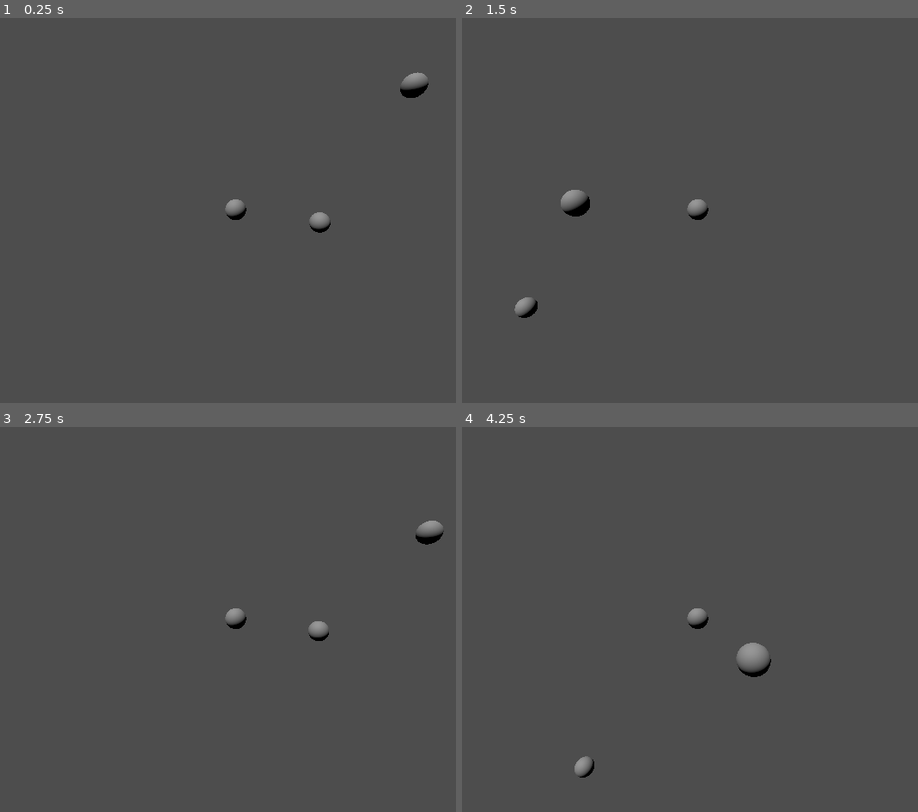
Above: before the commit, frames 1-4 (two rows, left to right).
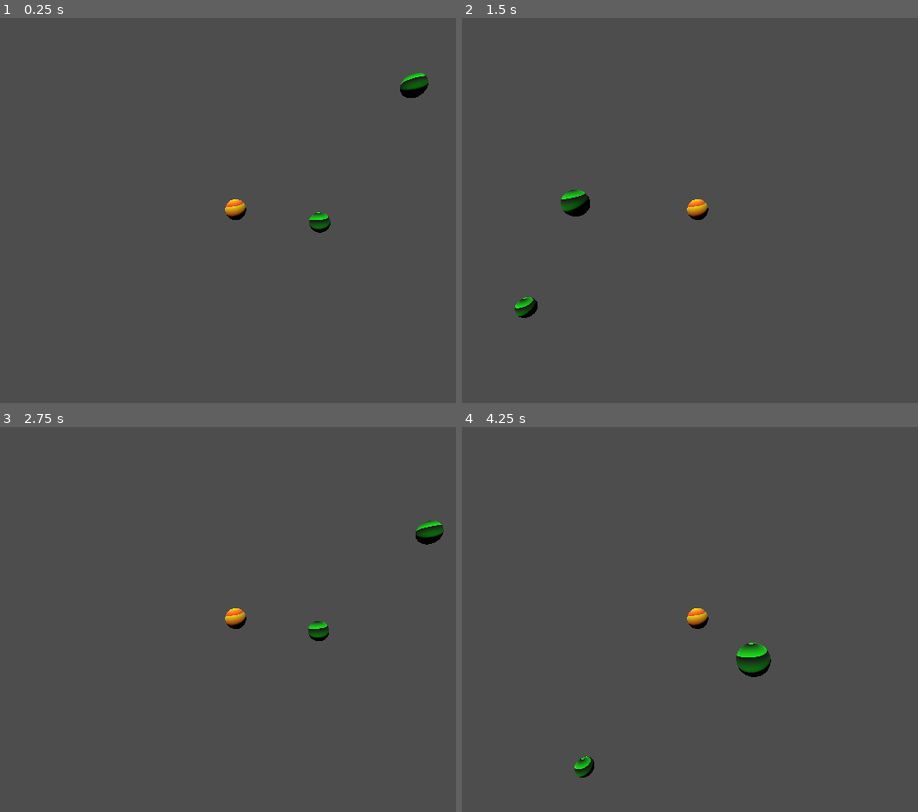
Above: after the commit, the same moments.

Repository: canhotuctor/skylab
Game: Godot game, scene res://Gravity Object/gravity_test.tscn
Same seed, same stepped clock (60 frames per second), same inputs: the game is played once before the commit and once after it. This scene is started directly instead of the project's main scene.
Inputs:
- Up to frame 1 (0.25 s): no input
- Up to frame 2 (1.5 s): no input
- Up to frame 3 (2.75 s): no input
- Up to frame 4 (4.25 s): no input

The runs differ from the first frame. In frame 1, 0.5% of the frame differs, in the area x 49-94%, y 14-55%; in frame 2, 0.5%; in frame 3, 0.5%; in frame 4, 0.8%, in the area x 24-68%, y 47-91%.

Commit message:
added some sample textures

Diff:
--- a/Gravity Object/gravity_test.tscn
+++ b/Gravity Object/gravity_test.tscn
@@ -1,6 +1,8 @@
-[gd_scene load_steps=5 format=3 uid="uid://cce5e481btrms"]
+[gd_scene load_steps=7 format=3 uid="uid://cce5e481btrms"]
 
 [ext_resource type="Script" path="res://Gravity Object/GravityObject.gd" id="1_sjp3v"]
+[ext_resource type="Material" uid="uid://be7um6c7rbo36" path="res://media/ballShader.tres" id="2_dghiv"]
+[ext_resource type="Material" uid="uid://cqrx88mgexy55" path="res://media/centerShader.tres" id="2_o08yx"]
 
 [sub_resource type="SphereMesh" id="SphereMesh_lu7dq"]
 
@@ -15,6 +17,7 @@
 script = ExtResource("1_sjp3v")
 
 [node name="MeshInstance3D" type="MeshInstance3D" parent="GravityObject"]
+material_override = ExtResource("2_o08yx")
 mesh = SubResource("SphereMesh_lu7dq")
 
 [node name="GravityObject2" type="RigidBody3D" parent="."]
@@ -24,6 +27,7 @@
 script = ExtResource("1_sjp3v")
 
 [node name="MeshInstance3D" type="MeshInstance3D" parent="GravityObject2"]
+material_override = ExtResource("2_dghiv")
 mesh = SubResource("SphereMesh_1vphk")
 
 [node name="CollisionShape3D" type="CollisionShape3D" parent="GravityObject2"]
@@ -36,6 +40,7 @@
 script = ExtResource("1_sjp3v")
 
 [node name="MeshInstance3D" type="MeshInstance3D" parent="GravityObject3"]
+material_override = ExtResource("2_dghiv")
 mesh = SubResource("SphereMesh_1vphk")
 
 [node name="CollisionShape3D" type="CollisionShape3D" parent="GravityObject3"]
--- /dev/null
+++ b/media/ballShader.tres
@@ -0,0 +1,16 @@
+[gd_resource type="StandardMaterial3D" load_steps=3 format=3 uid="uid://be7um6c7rbo36"]
+
+[sub_resource type="Gradient" id="Gradient_1wx8r"]
+colors = PackedColorArray(0, 1, 0, 1, 0, 0, 0, 1)
+
+[sub_resource type="GradientTexture2D" id="GradientTexture2D_or5bc"]
+gradient = SubResource("Gradient_1wx8r")
+width = 256
+height = 256
+use_hdr = true
+fill_from = Vector2(0.1, 0.3)
+fill_to = Vector2(0, 0)
+repeat = 1
+
+[resource]
+albedo_texture = SubResource("GradientTexture2D_or5bc")
--- /dev/null
+++ b/media/centerShader.tres
@@ -0,0 +1,16 @@
+[gd_resource type="StandardMaterial3D" load_steps=3 format=3 uid="uid://cqrx88mgexy55"]
+
+[sub_resource type="Gradient" id="Gradient_1wx8r"]
+colors = PackedColorArray(1, 0.301961, 0, 1, 1, 0.92549, 0, 1)
+
+[sub_resource type="GradientTexture2D" id="GradientTexture2D_or5bc"]
+gradient = SubResource("Gradient_1wx8r")
+width = 256
+height = 256
+use_hdr = true
+fill_from = Vector2(0.1, 0.3)
+fill_to = Vector2(0, 0)
+repeat = 1
+
+[resource]
+albedo_texture = SubResource("GradientTexture2D_or5bc")
